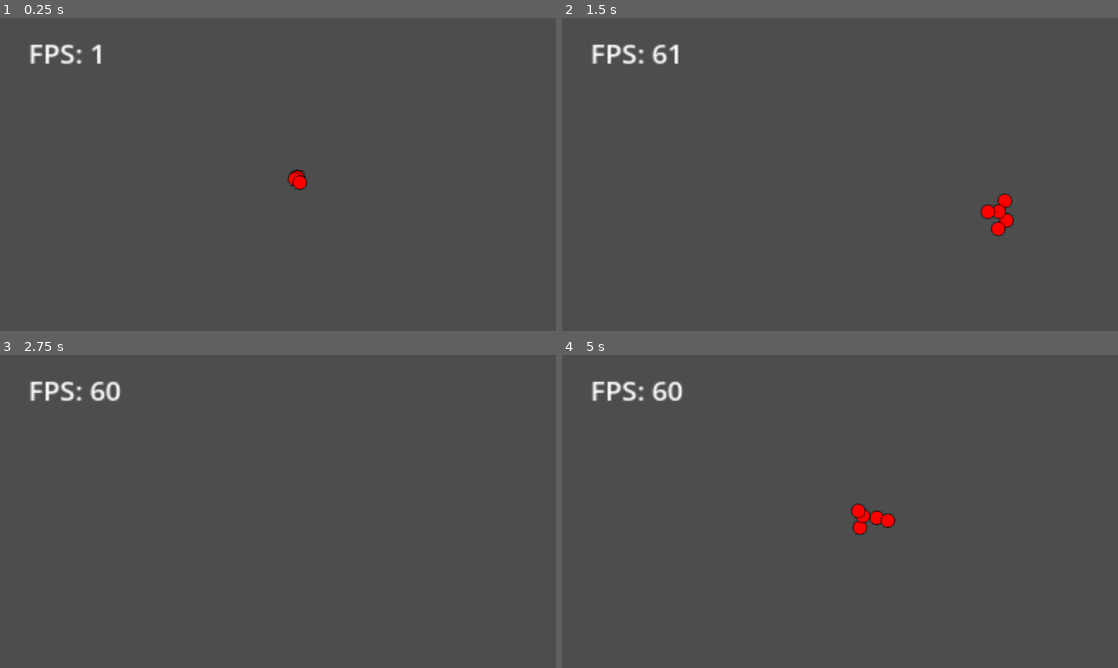
Above: before the commit, frames 1-4 (two rows, left to right).
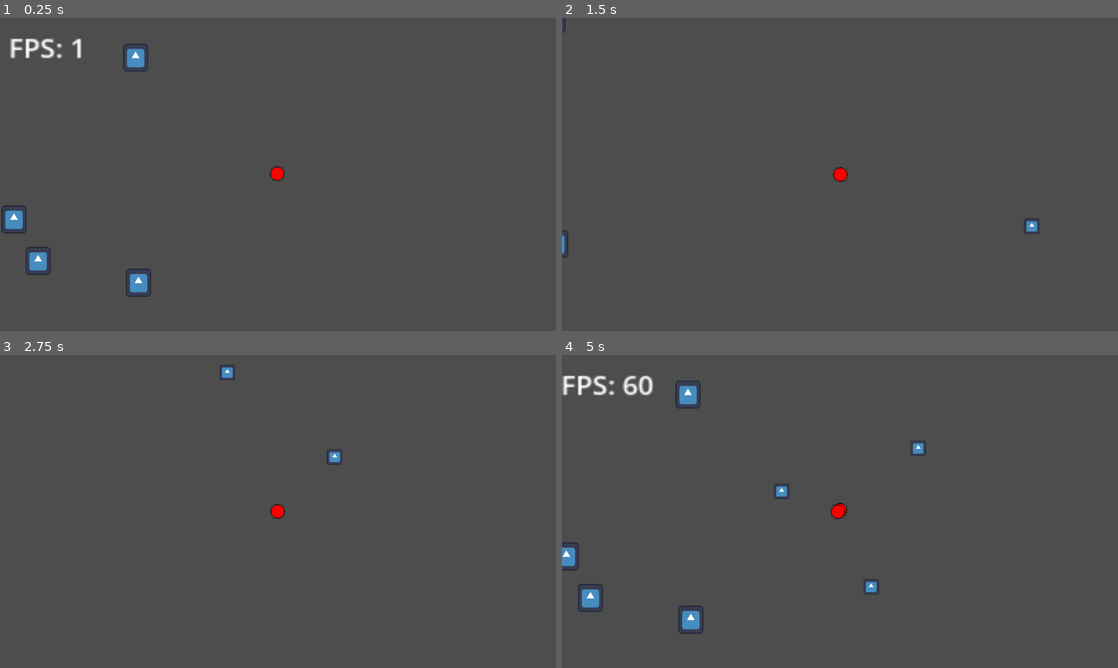
Above: after the commit, the same moments.

Repository: James-Perdue/GMTKJam24
Game: Godot game, scene res://scenes/RootLevel.tscn
The game is run twice, just before and just after one commit, with the same random seed, the same clock (stepped at 60 frames per second) and the same inputs. The engine's default icon, where the game draws it, is replaced by a stand-in: a white triangle on a blue panel in a dark square.
Inputs:
- Up to frame 1 (0.25 s): no input
- Up to frame 2 (1.5 s): hold D (move_right) 0.53-1.28 s; tap Space (action, bound only after the commit) at 0.6, 1.35 s; hold S (move_down) from 1.28 s (still down)
- Up to frame 3 (2.75 s): release S (move_down) at 2.03 s; hold D (move_right) from 2.03 s (still down); tap Space (action, bound only after the commit) at 2.1 s
- Up to frame 4 (5 s): release D (move_right) at 2.78 s; hold W (move_up) 2.78-3.53 s; tap Space (action, bound only after the commit) at 2.85, 3.6, 4.35 s; hold A (move_left) from 3.53 s (still down)

The runs differ from the first frame. In frame 1, 2.0% of the frame differs, in the area x 0-56%, y 6-90%; in frame 2, 1.2%; in frame 3, 0.8%; in frame 4, 2.7%, in the area x 0-66%, y 6-90%.

Commit message:
Added food

Diff:
--- a/Cell.tscn
+++ b/Cell.tscn
@@ -4,6 +4,7 @@
 [ext_resource type="SpriteFrames" uid="uid://buswbbf3dlopx" path="res://Sprite/Cell.tres" id="2_58gj8"]
 
 [sub_resource type="CircleShape2D" id="CircleShape2D_trnpa"]
+radius = 2.06474
 
 [node name="Area2D" type="Area2D"]
 scale = Vector2(4, 4)
--- a/Colony.tscn
+++ b/Colony.tscn
@@ -18,3 +18,5 @@
 
 [node name="CollisionShape2D" type="CollisionShape2D" parent="Area2D"]
 shape = SubResource("CircleShape2D_adoci")
+
+[connection signal="area_entered" from="Area2D" to="." method="_on_area_2d_area_entered"]
--- /dev/null
+++ b/Food.tscn
@@ -0,0 +1,17 @@
+[gd_scene load_steps=4 format=3 uid="uid://d3kydmjnjc5pl"]
+
+[ext_resource type="Texture2D" uid="uid://cnh6fxrqyf5bo" path="res://icon.svg" id="1_jpwjr"]
+[ext_resource type="Script" path="res://food.gd" id="1_pyuyo"]
+
+[sub_resource type="CircleShape2D" id="CircleShape2D_kfj7t"]
+radius = 66.0681
+
+[node name="Food" type="Area2D"]
+scale = Vector2(0.25, 0.25)
+script = ExtResource("1_pyuyo")
+
+[node name="Sprite2D" type="Sprite2D" parent="."]
+texture = ExtResource("1_jpwjr")
+
+[node name="CollisionShape2D" type="CollisionShape2D" parent="."]
+shape = SubResource("CircleShape2D_kfj7t")
--- a/PlayerController.tscn
+++ b/PlayerController.tscn
@@ -7,3 +7,5 @@
 script = ExtResource("1_1ob37")
 
 [node name="Colony" parent="." instance=ExtResource("2_3b7ar")]
+
+[node name="Camera2D" type="Camera2D" parent="Colony"]
--- a/cell.gd
+++ b/cell.gd
@@ -1,6 +1,5 @@
 extends Area2D
 var speed = 100  # Adjust the speed as needed
-var radius = 200  # Radius of the circle
 var target_position = Vector2()
 var color : String
 
@@ -11,14 +10,14 @@
 	cellAnim.play("wiggle")
 	print(color)
 	randomize()
-	target_position = get_parent().get_random_point_in_circle(radius)
+	target_position = get_parent().get_random_point_in_circle(get_parent().colonyRadius)
 	move_to_target()
 
 func move_to_target():
 	var direction = (target_position - position).normalized()
 	position += direction * speed * get_process_delta_time()
 	if position.distance_to(target_position) < speed * get_process_delta_time():
-		target_position = get_parent().get_random_point_in_circle(radius)
+		target_position = get_parent().get_random_point_in_circle(get_parent().colonyRadius)
 
 func _process(_delta: float) -> void:
 	move_to_target()
--- a/colony.gd
+++ b/colony.gd
@@ -1,15 +1,16 @@
 extends Node2D
 var Cell = preload("res://Cell.tscn")
-const perCellRadius = 2.5;
+const perCellRadius = 15;
 
 var speed = 400
-var colonyRadius = 200
+var colonyRadius: int
 var velocity = Vector2.ZERO
 var cells = []
+var food = 0
 
 # Called when the node enters the scene tree for the first time.
 func _ready() -> void:
-	for i in range(5):
+	for i in range(1):
 		spawnCell()
 	#print(get_tree().current_scene)
 
@@ -21,18 +22,17 @@
 func move(direction: Vector2):
 	velocity = direction.normalized() * speed
 
+func splitCell():
+	if(food >= 1):
+		food -= 1
+		spawnCell()
+
 func spawnCell():
-	#var random_angle = randf() * 2 * PI  # Random angle in radians
-	#var new_point = Vector2(
-		#position.x + spawnRadius * cos(random_angle),
-		#position.y + spawnRadius * sin(random_angle)
-	#)
-
 	var cellInstance = Cell.instantiate()
 	cellInstance.color = "red"
 	add_child(cellInstance)
-	#cellInstance.position = get_random_point_in_circle(radius)
-
+	if(len(cells) > 0):
+		cellInstance.position = cells[-1].position
 	cells.append(cellInstance)
 
 	updateColony()
@@ -48,3 +48,9 @@
 	var x = r * cos(angle)
 	var y = r * sin(angle)
 	return Vector2(x, y)
+
+
+func _on_area_2d_area_entered(area: Area2D) -> void:
+	if area.get_parent() != self && area.isFood == true:
+		area.queue_free()
+		food += 1
--- /dev/null
+++ b/food.gd
@@ -0,0 +1,3 @@
+extends Area2D
+
+var isFood = true
--- a/player_controller.gd
+++ b/player_controller.gd
@@ -1,12 +1,30 @@
 extends Node2D
 var colony: Node2D
-
 # Called when the node enters the scene tree for the first time.
 func _ready() -> void:
 	colony = $Colony
 
 func _process(_delta: float) -> void:
+	var viewport = get_viewport()
+	viewport.canvas_transform.origin = -$Colony/Camera2D.global_position
+
+	if(Input.is_action_just_pressed("action")):
+		colony.splitCell()
+
 	var input_vector = Vector2.ZERO
+	var screenSize = get_viewport_rect().size
+
+	#if(colony.position.x < -screenSize.x * .5):
+		#input_vector.x = Input.get_action_strength("move_right")
+	#elif (colony.position.x > screenSize.x * .5):
+		#input_vector.x = - Input.get_action_strength("move_left")
+	#else:
+		#input_vector.x = Input.get_action_strength("move_right") - Input.get_action_strength("move_left")
+	#if(colony.position.y > screenSize.y * .5):
+		#input_vector.y = - Input.get_action_strength("move_up")
+	#elif (colony.position.y < -screenSize.y * .5):
+		#input_vector.y = Input.get_action_strength("move_down")
+	#else:
 	input_vector.x = Input.get_action_strength("move_right") - Input.get_action_strength("move_left")
 	input_vector.y = Input.get_action_strength("move_down") - Input.get_action_strength("move_up")
 	#print(input_vector)
--- a/project.godot
+++ b/project.godot
@@ -41,6 +41,11 @@
 "events": [Object(InputEventKey,"resource_local_to_scene":false,"resource_name":"","device":-1,"window_id":0,"alt_press …(192 unchanged characters)…
 ]
 }
+action={
+"deadzone": 0.5,
+"events": [Object(InputEventKey,"resource_local_to_scene":false,"resource_name":"","device":-1,"window_id":0,"alt_pressed":false,"shift_pressed":false,"ctrl_pressed":false,"meta_pressed":false,"pressed":false,"keycode":0,"physical_keycode":32,"key_label":0,"unicode":32,"location":0,"echo":false,"script":null)
+]
+}
 
 [rendering]
 
--- a/scenes/RootLevel.tscn
+++ b/scenes/RootLevel.tscn
@@ -1,9 +1,12 @@
-[gd_scene load_steps=3 format=3 uid="uid://nwy5vuwjgas0"]
+[gd_scene load_steps=5 format=3 uid="uid://nwy5vuwjgas0"]
 
+[ext_resource type="Script" path="res://scenes/root_level.gd" id="1_2vcth"]
 [ext_resource type="PackedScene" uid="uid://clhgopfoq7iyb" path="res://PlayerController.tscn" id="1_lfa0c"]
 [ext_resource type="Script" path="res://scenes/fpsLabel.gd" id="2_j4yvl"]
+[ext_resource type="PackedScene" uid="uid://d3kydmjnjc5pl" path="res://Food.tscn" id="3_nr674"]
 
 [node name="RootLevel" type="Node2D"]
+script = ExtResource("1_2vcth")
 
 [node name="PlayerController" parent="." instance=ExtResource("1_lfa0c")]
 position = Vector2(617, 336)
@@ -15,3 +18,24 @@
 offset_bottom = 59.0
 scale = Vector2(3.5606, 3.25453)
 script = ExtResource("2_j4yvl")
+
+[node name="Food" parent="." instance=ExtResource("3_nr674")]
+position = Vector2(120, 515)
+scale = Vector2(0.40244, 0.44681)
+
+[node name="Food2" parent="." instance=ExtResource("3_nr674")]
+position = Vector2(328, 560)
+scale = Vector2(0.40244, 0.44681)
+
+[node name="Food3" parent="." instance=ExtResource("3_nr674")]
+position = Vector2(322, 94)
+scale = Vector2(0.40244, 0.44681)
+
+[node name="Food4" parent="." instance=ExtResource("3_nr674")]
+position = Vector2(70, 429)
+scale = Vector2(0.40244, 0.44681)
+
+[node name="FoodTimer" type="Timer" parent="."]
+autostart = true
+
+[connection signal="timeout" from="FoodTimer" to="." method="_on_food_timer_timeout"]
--- /dev/null
+++ b/scenes/root_level.gd
@@ -0,0 +1,21 @@
+extends Node2D
+var Food = preload("res://Food.tscn")
+
+var player
+var camera
+func _ready() -> void:
+	player = $PlayerController
+	camera = $PlayerController/Colony/Camera2D
+
+func _on_food_timer_timeout() -> void:
+
+	var screenSize = get_viewport_rect().size
+	var x = randf_range(camera.global_position.x - screenSize.x * .5, camera.global_position.x + screenSize.x * .5)
+	var y = randf_range(camera.global_position.y - screenSize.y * .5, camera.global_position.y + screenSize.y * .5)
+
+	var foodInstance = Food.instantiate()
+	add_child(foodInstance)
+
+	print(foodInstance.name)
+	foodInstance.position.x = x
+	foodInstance.position.y = y
